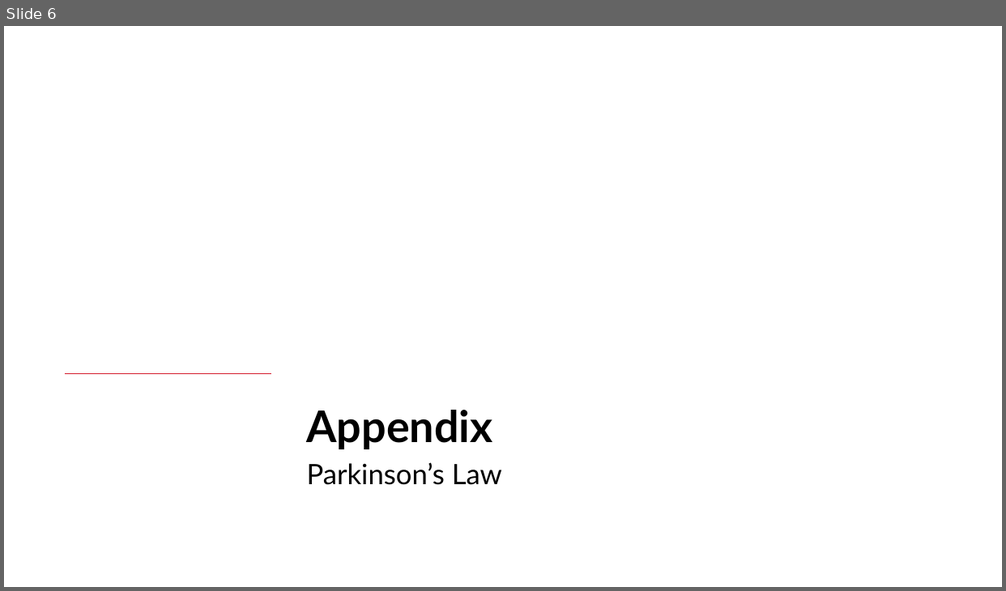
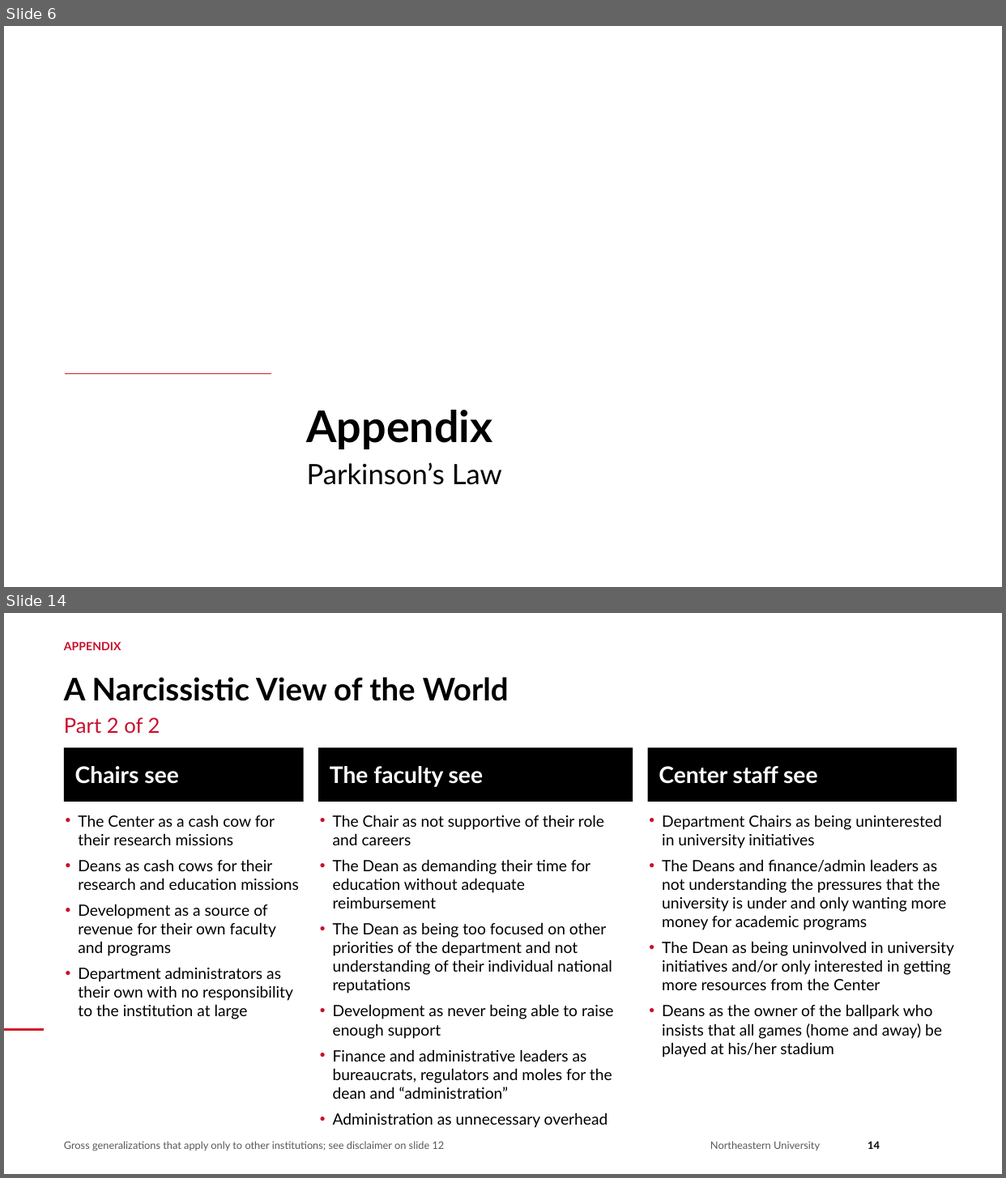
Before and after one commit to brettcsweet/Tonys-repo, a slide deck: 2026-09-29_Role_of_the_Center_Northeastern.pptx. Shown one above the other, each under a label of ours: slide 6 before the commit, slides 6 and 14 after it; the slides between them are not shown. The pictures are 1006x591 and 1006x1178 pixels, drawn with LibreOffice and Linux fonts; fonts in the diff are those of the drawing; background and template pictures are left out. Boxes give left, top, right and bottom in pixels: in the first picture for what was removed or moved away, otherwise in the second. Text is boxed around its words. In the diff, an @@ line names an element or a change of style, - is before the commit and + after.

```diff
--- a/2026-09-29_Role_of_the_Center_Northeastern.pptx
+++ b/2026-09-29_Role_of_the_Center_Northeastern.pptx
@@ slide 14 added at (4, 613, 1002, 1174), background #FFFFFF @@
@@ text added at (64, 641, 121, 650), 11 pt, text #C8102E, bold @@
+APPENDIX
@@ text added at (64, 677, 509, 701), 30 pt, text #000000, bold @@
+A Narcissistic View of the World
@@ text added at (64, 717, 160, 734), 20 pt, text #C8102E @@
+Part 2 of 2
@@ rectangle added at (64, 747, 304, 802), fill #000000, 22 pt, text #FFFFFF, bold @@
+Chairs see
@@ rectangle added at (318, 747, 633, 802), fill #000000, 22 pt, text #FFFFFF, bold @@
+The faculty see
@@ rectangle added at (648, 747, 957, 802), fill #000000, 22 pt, text #FFFFFF, bold @@
+Center staff see
@@ text added at (78, 815, 299, 1020), 15 pt, text #000000 @@
+• The Center as a cash cow for their research missions
+• Deans as cash cows for their research and education missions
+• Development as a source of revenue for their own faculty and programs
+• Department administrators as their own with no responsibility to the institution at large
@@ text added at (333, 815, 614, 1128), 15 pt, text #000000 @@
+• The Chair as not supportive of their role and careers
+• The Dean as demanding their time for education without adequate reimbursement
+• The Dean as being too focused on other priorities of the department and not understanding of their individual national reputations
+• Development as never being able to raise enough support
+• Finance and administrative leaders as bureaucrats, regulators and moles for the dean and “administration”
+• Administration as unnecessary overhead
@@ text added at (662, 815, 954, 1058), 15 pt, text #000000 @@
+• Department Chairs as being uninterested in university initiatives
+• The Deans and finance/admin leaders as not understanding the pressures that the university is under and only wanting more money for academic programs
+• The Dean as being uninvolved in university initiatives and/or only interested in getting more resources from the Center
+• Deans as the owner of the ballpark who insists that all games (home and away) be played at his/her stadium
@@ line added from (44, 1030) to (4, 1030), #D31B2C 2 pt @@
@@ text added at (64, 1141, 445, 1152), 10 pt, text #595959 @@
+Gross generalizations that apply only to other institutions; see disclaimer on slide 12
@@ text added at (710, 1141, 820, 1151), 10 pt, text #595959 @@
+Northeastern University
@@ page number added at (867, 1141, 880, 1149), 10 pt, text #000000, bold @@
+14
```
Also in this commit, not shown: 9 slides changed, 2 other slides added.
